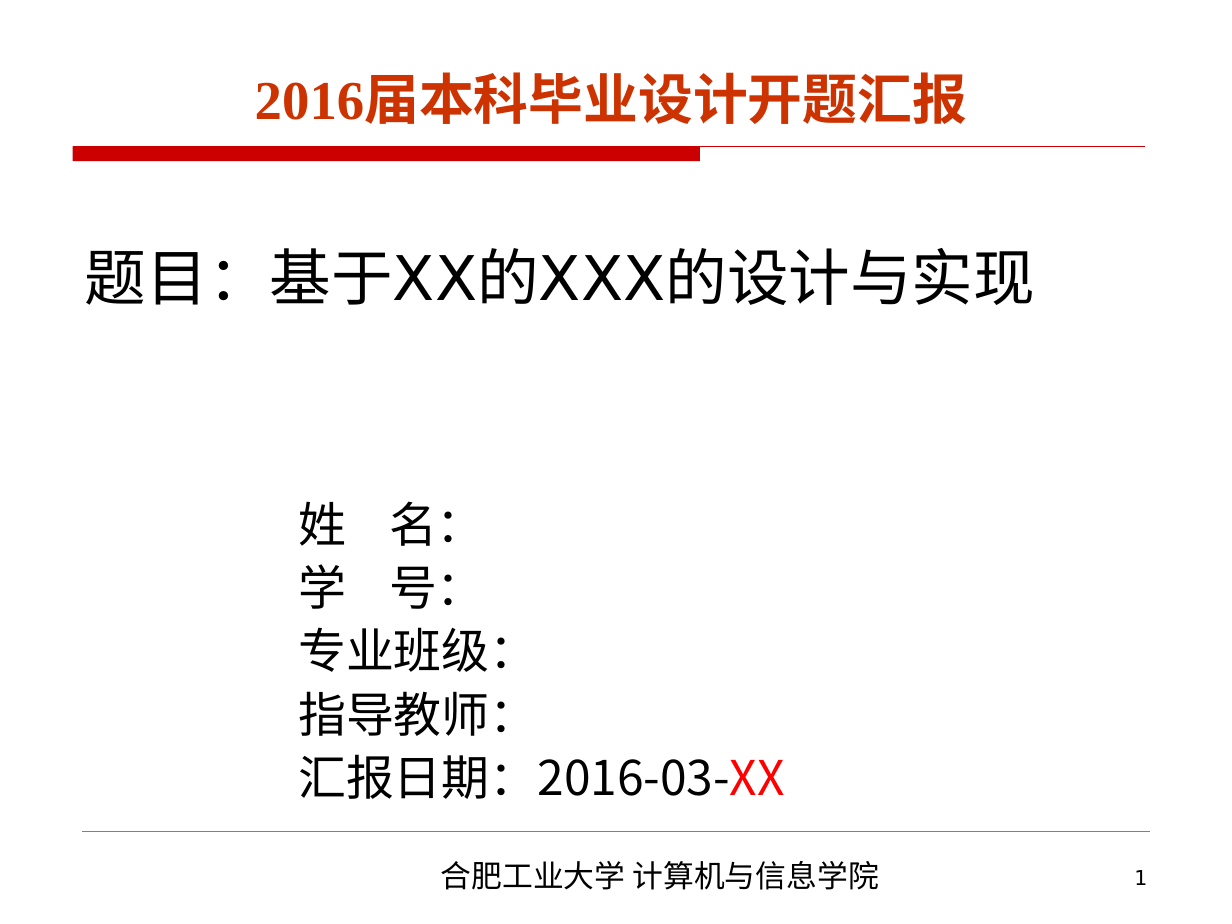
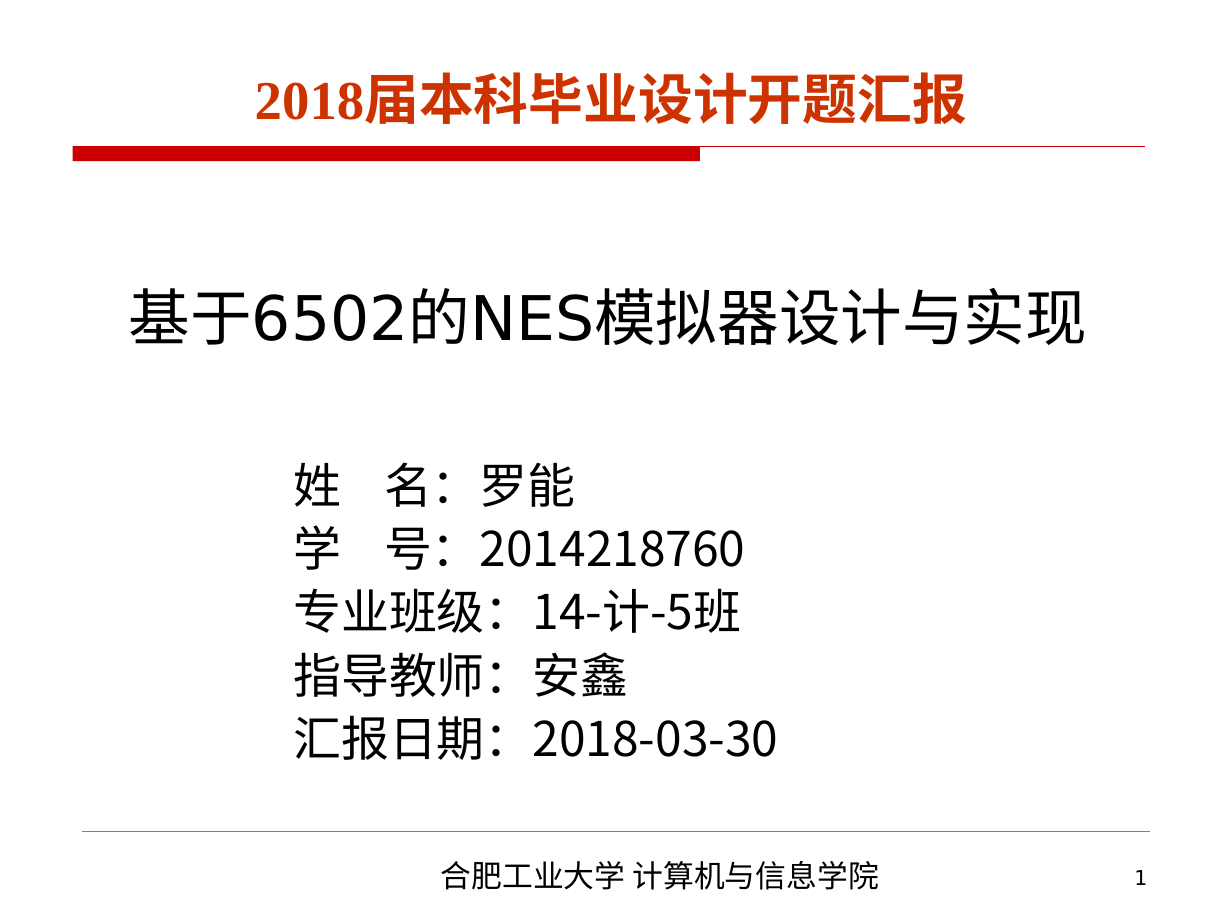
Before and after one commit to netcan/FCEmulator, a slide deck: slide 1 of notes/本科毕业设计开题汇报.ppt. Drawn at 1232x924 pixels with LibreOffice and Linux fonts; fonts in the diff are those of the drawing; background and template pictures are left out. Boxes give left, top, right and bottom in pixels: in the first picture for what was removed or moved away, otherwise in the second. Text is boxed around its words. In the diff, an @@ line names an element or a change of style, - is before the commit and + after.

Commit message:
更新开题报告

```diff
--- a/notes/本科毕业设计开题汇报.ppt
+++ b/notes/本科毕业设计开题汇报.ppt
@@ text at (x1=255, y1=77, x2=967, y2=124): text changed @@
-2016届本科毕业设计开题汇报
+2018届本科毕业设计开题汇报
@@ title at (x1=129, y1=288, x2=1087, y2=345): text changed @@
-题目：基于XX的XXX的设计与实现
+基于6502的NES模拟器设计与实现
@@ text at (x1=293, y1=462, x2=778, y2=760): text changed @@
-姓 名：
-学 号：
-专业班级：
-指导教师：
-汇报日期：2016-03-XX
+姓 名：罗能
+学 号：2014218760
+专业班级：14-计-5班
+指导教师：安鑫
+汇报日期：2018-03-30
```
Also in this commit, not shown: 2 other slides changed, 5 slides added.
